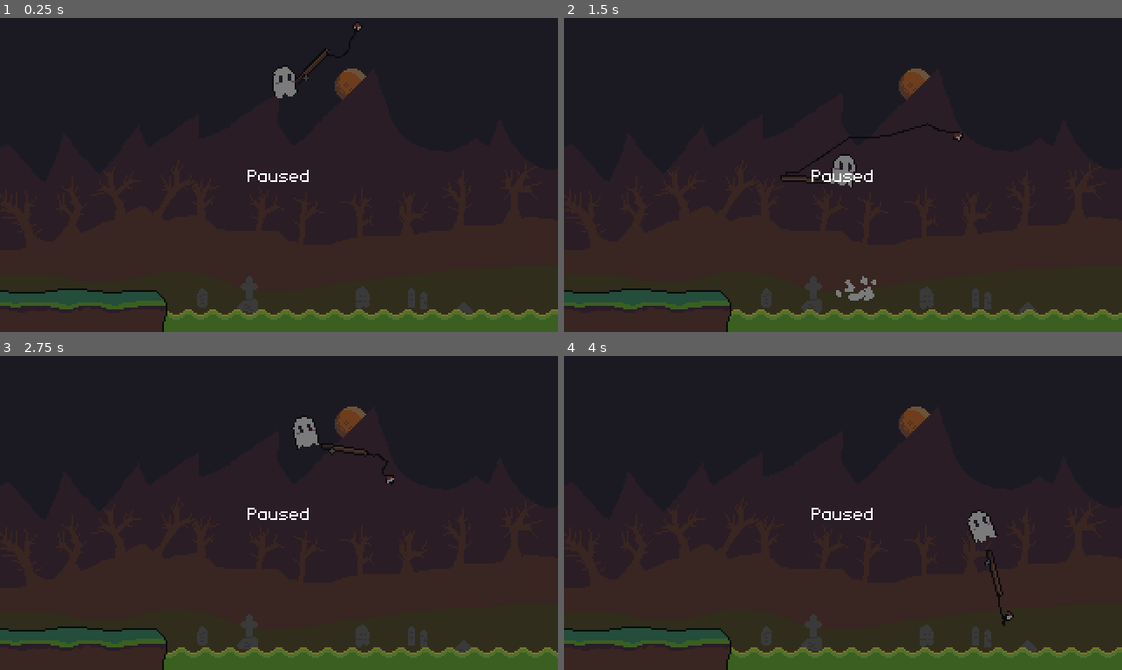
Above: before the commit, frames 1-4 (two rows, left to right).
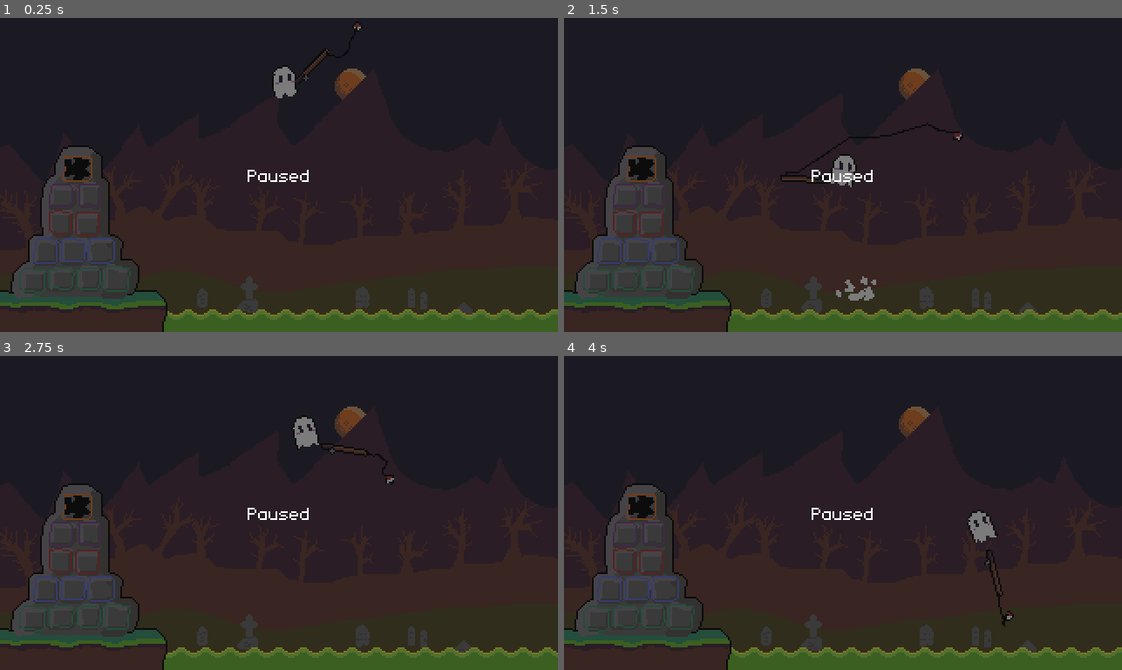
Above: after the commit, the same moments.

Repository: thomz12/LD58
Game: Godot game, scene res://scenes/game.tscn
Two runs of this game, one before a commit and one after it. Both use one fixed random seed, a clock stepped at 60 frames per second and the inputs below.
Inputs (mouse positions are in pixels of both pictures, inside the frame that each line leads up to):
- Up to frame 1 (0.25 s): no input
- Up to frame 2 (1.5 s): move the mouse to (965, 159) at 0.52 s; move the mouse to (731, 190) at 1.27 s
- Up to frame 3 (2.75 s): move the mouse to (334, 443) at 2.02 s
- Up to frame 4 (4 s): move the mouse to (815, 575) at 2.77 s; move the mouse to (1010, 560) at 3.52 s

The runs differ from the first frame. In frame 1, 5.4% of the frame differs, in the area x 1-25%, y 40-90%; in frame 2, 5.4%; in frame 3, 5.4%; in frame 4, 5.4%.

Commit message:
alter testje

Diff:
--- a/ld-58/scenes/main.tscn
+++ b/ld-58/scenes/main.tscn
@@ -1,11 +1,13 @@
-[gd_scene load_steps=10 format=3 uid="uid://bgjyxgqyuigc1"]
+[gd_scene load_steps=12 format=3 uid="uid://bgjyxgqyuigc1"]
 
 [ext_resource type="PackedScene" uid="uid://cxdp0ygjeeag3" path="res://scenes/fishing/rod.tscn" id="1_o5qli"]
 [ext_resource type="Texture2D" uid="uid://p7m4838pb33s" path="res://sprites/background.png" id="1_tbgi4"]
 [ext_resource type="Texture2D" uid="uid://dlipgeh8lptfa" path="res://sprites/ground.png" id="2_0wfyh"]
 [ext_resource type="Texture2D" uid="uid://crwijcqfixqcc" path="res://sprites/sludge.png" id="2_jyhfs"]
-[ext_resource type="Script" path="res://scripts/water.gd" id="3_tbgi4"]
+[ext_resource type="Script" uid="uid://dnodao07emvn4" path="res://scripts/water.gd" id="3_tbgi4"]
 [ext_resource type="Script" uid="uid://b3s6wfywbm56o" path="res://scripts/ui/hud.gd" id="6_tefeu"]
+[ext_resource type="Texture2D" uid="uid://pv23bqwqxy0d" path="res://sprites/altar.png" id="7_o6xl0"]
+[ext_resource type="Texture2D" uid="uid://dhdsse3kfqmvy" path="res://sprites/fish.png" id="8_tipki"]
 
 [sub_resource type="RectangleShape2D" id="RectangleShape2D_jyhfs"]
 size = Vector2(456, 20)
@@ -100,3 +102,14 @@
 grow_horizontal = 2
 grow_vertical = 2
 script = ExtResource("6_tefeu")
+
+[node name="Altar" type="Sprite2D" parent="."]
+position = Vector2(123, 174)
+texture = ExtResource("7_o6xl0")
+
+[node name="Fish" type="Sprite2D" parent="."]
+modulate = Color(0, 0, 0, 1)
+position = Vector2(45, 87)
+texture = ExtResource("8_tipki")
+region_enabled = true
+region_rect = Rect2(49, 33, 15, 15)
Binary file added: ld-58/sprites/altar.png
Not shown, added: ld-58/sprites/altar.png.import
